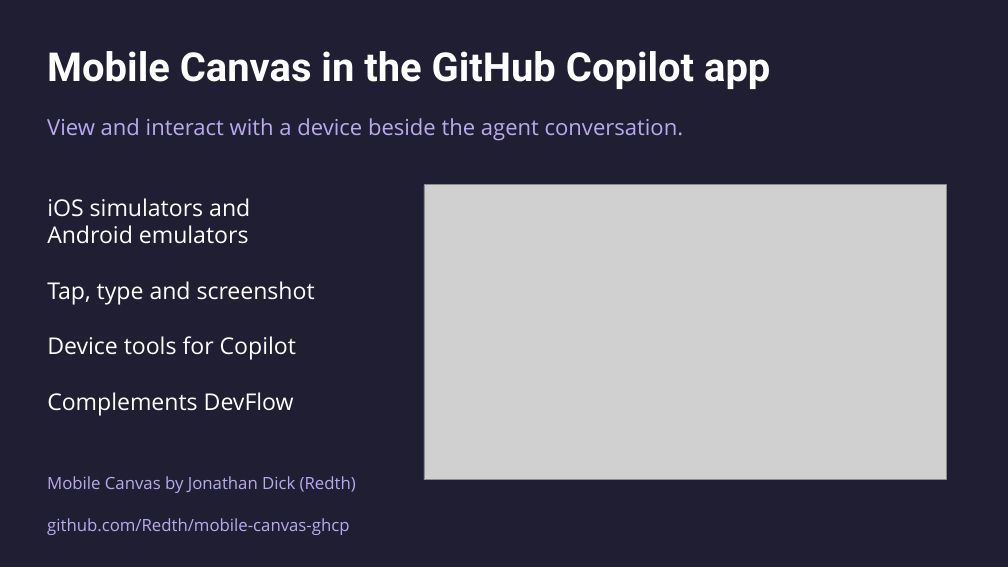
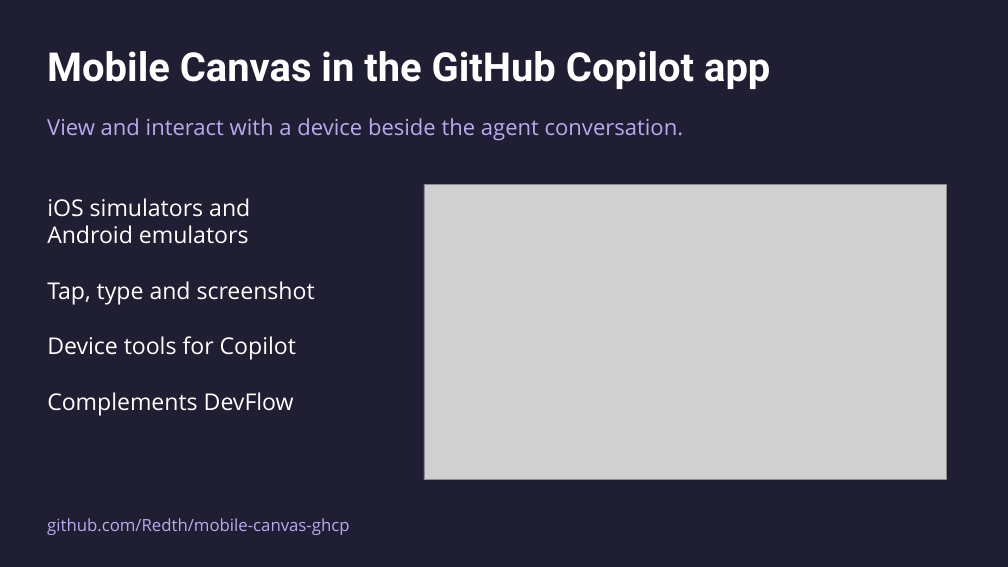
Before and after one commit to mattleibow/dotnetconf2026, a slide deck: slide 9 of slides.pptx. Drawn at 1008x567 pixels with LibreOffice and Linux fonts; fonts in the diff are those of the drawing; grey boxes stand for pictures. Boxes give left, top, right and bottom in pixels: in the first picture for what was removed or moved away, otherwise in the second. Text is boxed around its words. In the diff, an @@ line names an element or a change of style, - is before the commit and + after.

```diff
--- a/slides.pptx
+++ b/slides.pptx
@@ text removed at (47,476,356,493) @@
-Mobile Canvas by Jonathan Dick (Redth)
```
Also in this commit, not shown: 23 other slides changed, 1 slide added.
